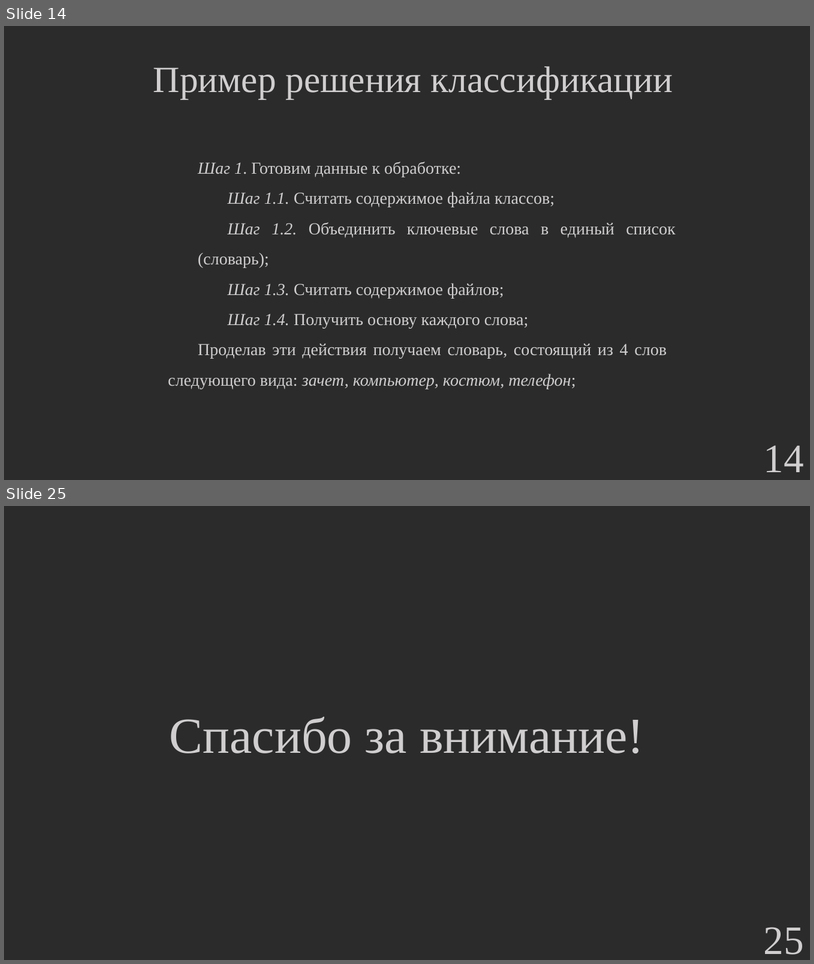
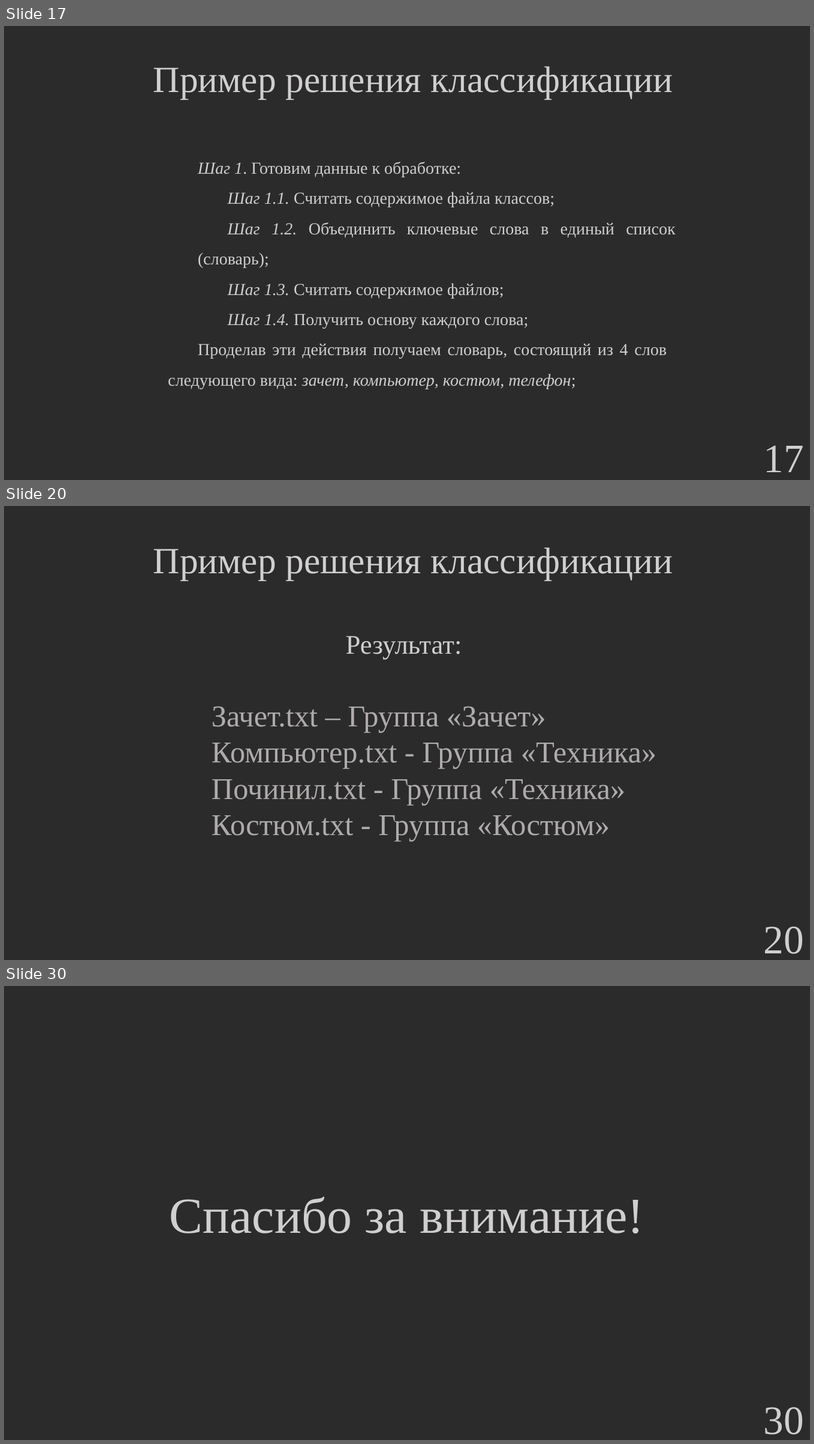
Before and after one commit to hetikk/diplom, a slide deck: docs/Презентация.pptx. Shown one above the other, each under a label of ours: slides 14 and 25 before the commit, slides 17, 20 and 30 after it; the slides between them are not shown. The pictures are 814x964 and 814x1444 pixels, drawn with LibreOffice and Linux fonts; fonts in the diff are those of the drawing; background and template pictures are left out; a plain dark background stands for a picture behind light text. Boxes give left, top, right and bottom in pixels: in the first picture for what was removed or moved away, otherwise in the second. Text is boxed around its words. In the diff, an @@ line names an element or a change of style, - is before the commit and + after.

```diff
--- a/docs/Презентация.pptx
+++ b/docs/Презентация.pptx
@@ slide 20 added at [4,506,810,960], background picture (left out) @@
@@ text added at [153,547,674,580], 44 pt, text #D0CECE @@
+Пример решения классификации
@@ text added at [346,636,462,659], 32 pt, text #D0CECE @@
+Результат:
@@ text added at [212,706,657,841], 36 pt, text #AFABAB @@
+Зачет.txt – Группа «Зачет»
+Компьютер.txt - Группа «Техника»
+Починил.txt - Группа «Техника»
+Костюм.txt - Группа «Костюм»
@@ page number added at [764,926,804,954], 48 pt, text #D0CECE @@
+20
@@ what was slide 14 is now slide 17 @@
@@ page number at [764,445,804,472]: text changed @@
-14
+17
@@ what was slide 25 is now slide 30 @@
@@ page number at [764,1407,804,1434]: text changed @@
-25
+30
```
Also in this commit, not shown: 15 slides changed, 4 other slides added, 11 other files.
